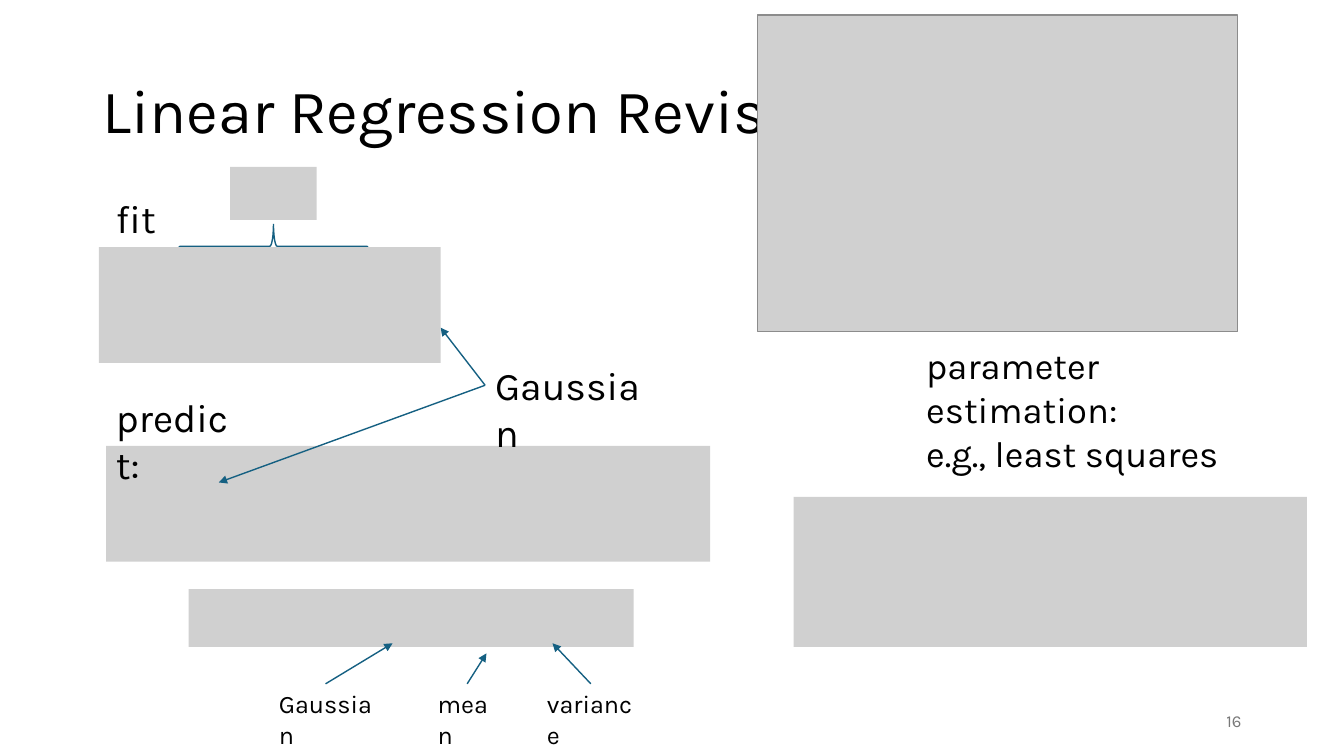
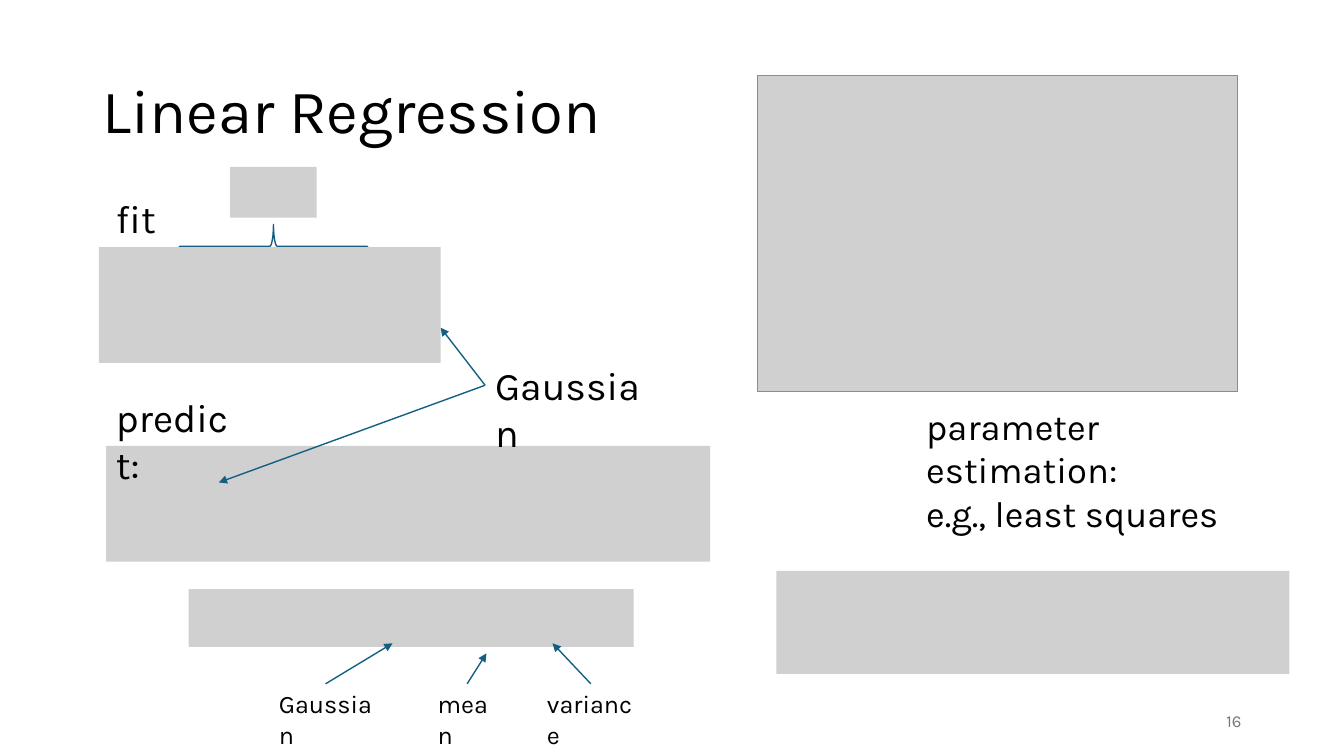
Before and after one commit to FelixWick/data_science, a slide deck: slide 16 of slides/5_ML.pptx. Drawn at 1344x756 pixels with LibreOffice and Linux fonts; fonts in the diff are those of the drawing; grey boxes stand for pictures. Boxes give left, top, right and bottom in pixels: in the first picture for what was removed or moved away, otherwise in the second. Text is boxed around its words. In the diff, an @@ line names an element or a change of style, - is before the commit and + after.

```diff
--- a/slides/5_ML.pptx
+++ b/slides/5_ML.pptx
@@ picture: place and size @@
-picture at <box>758,15,1238,332</box>
+picture at <box>758,76,1238,392</box>
@@ title at <box>102,90,601,148</box>: text changed @@
-Linear Regression Revisited
+Linear Regression
@@ text "parameter estimation:": place and size @@
-text "parameter estimation:" at <box>926,356,1218,476</box>
+text "parameter estimation:" at <box>926,417,1218,536</box>
@@ picture: place and size @@
-picture at <box>793,497,1307,647</box>
+picture at <box>776,571,1290,674</box>
```
Also in this commit, not shown: 13 other slides changed, 1 slide added, 5 slides removed, 8 other files.
